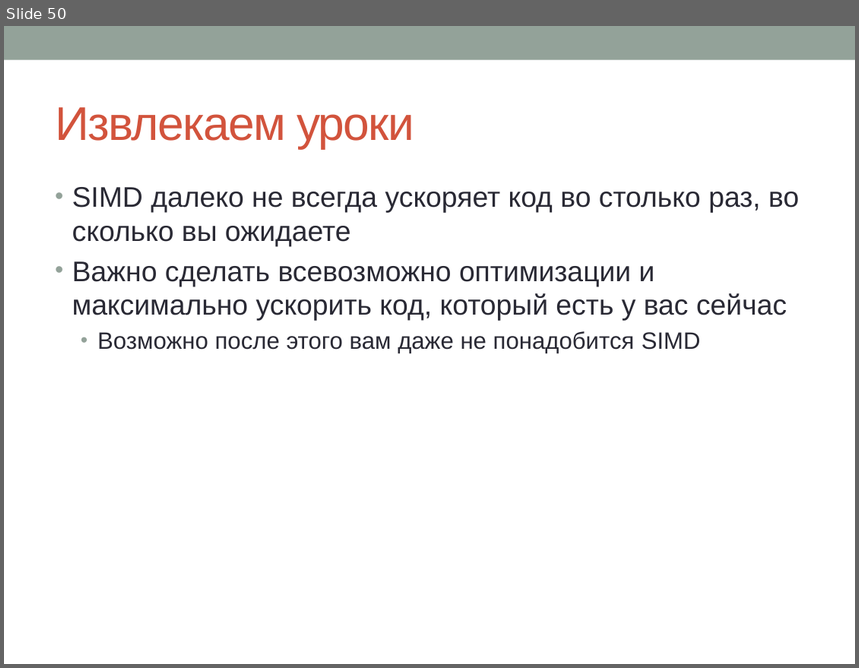
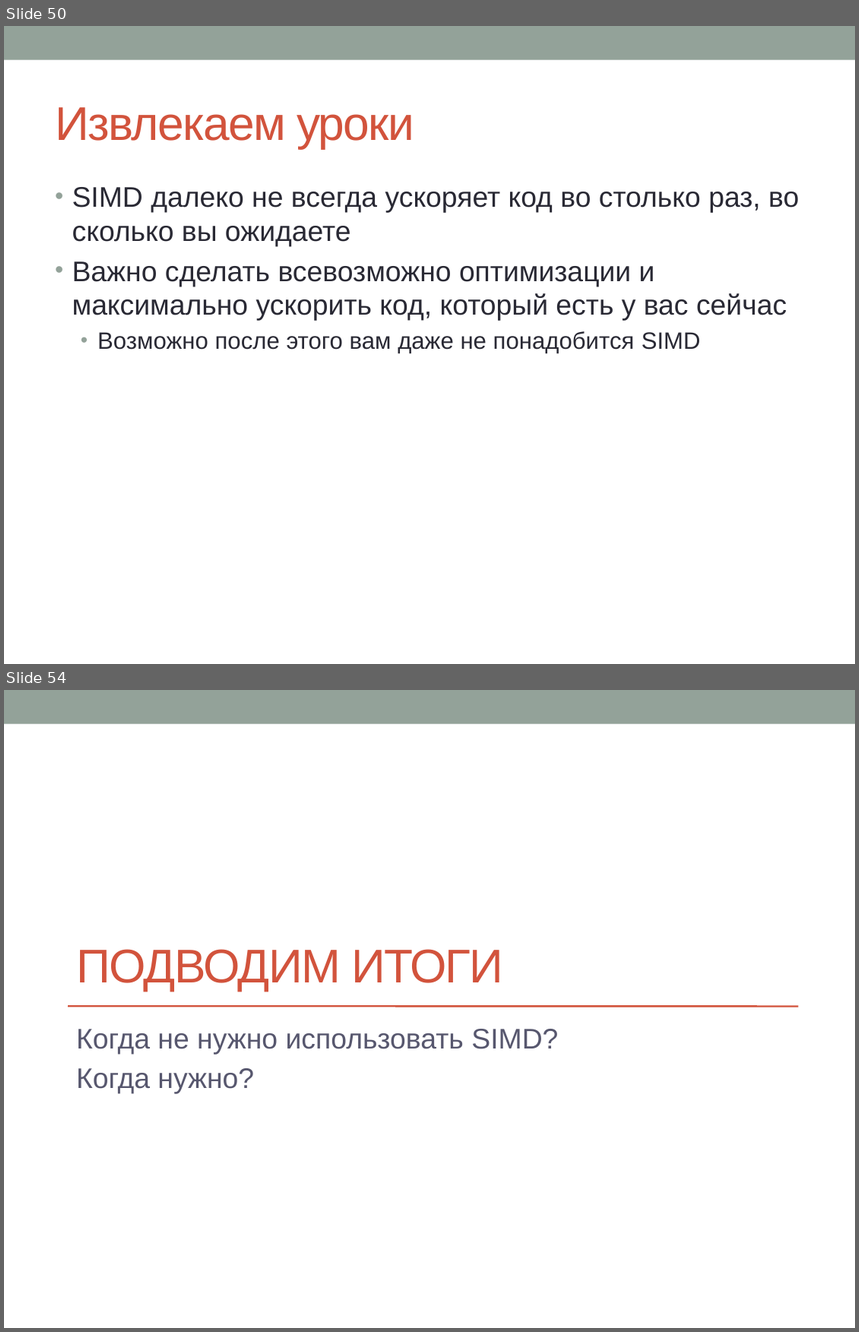
Before and after one commit to sivukhin/SimdLecture, a slide deck: simd_presentation.pptx. Shown one above the other, each under a label of ours: slide 50 before the commit, slides 50 and 54 after it; the slides between them are not shown. The pictures are 859x668 and 859x1332 pixels, drawn with LibreOffice and Linux fonts; fonts in the diff are those of the drawing. Boxes give left, top, right and bottom in pixels: in the first picture for what was removed or moved away, otherwise in the second. Text is boxed around its words. In the diff, an @@ line names an element or a change of style, - is before the commit and + after.

```diff
--- a/simd_presentation.pptx
+++ b/simd_presentation.pptx
@@ slide 54 added at (x1=4, y1=690, x2=855, y2=1328), background #FFFFFF; not listed: 1 template element that a slide beside it also shows @@
@@ title added at (x1=76, y1=949, x2=503, y2=992), 40 pt, text #D2533C @@
+ПОДВОДИМ ИТОГИ
@@ line added from (68, 1007) to (798, 1007), #D2533C 1.5 pt @@
@@ subtitle added at (x1=76, y1=1029, x2=558, y2=1094), 24 pt, text #57576E @@
+Когда не нужно использовать SIMD?
+Когда нужно?
```
Also in this commit, not shown: 1 slide changed, 17 other slides added.
